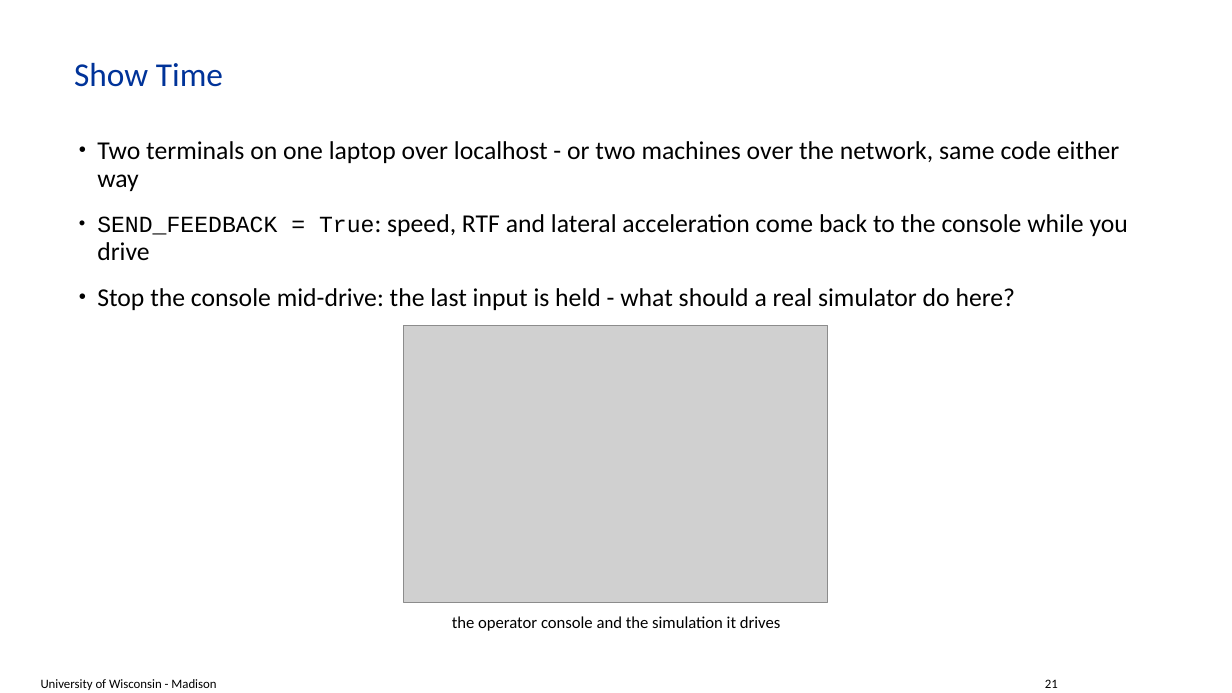
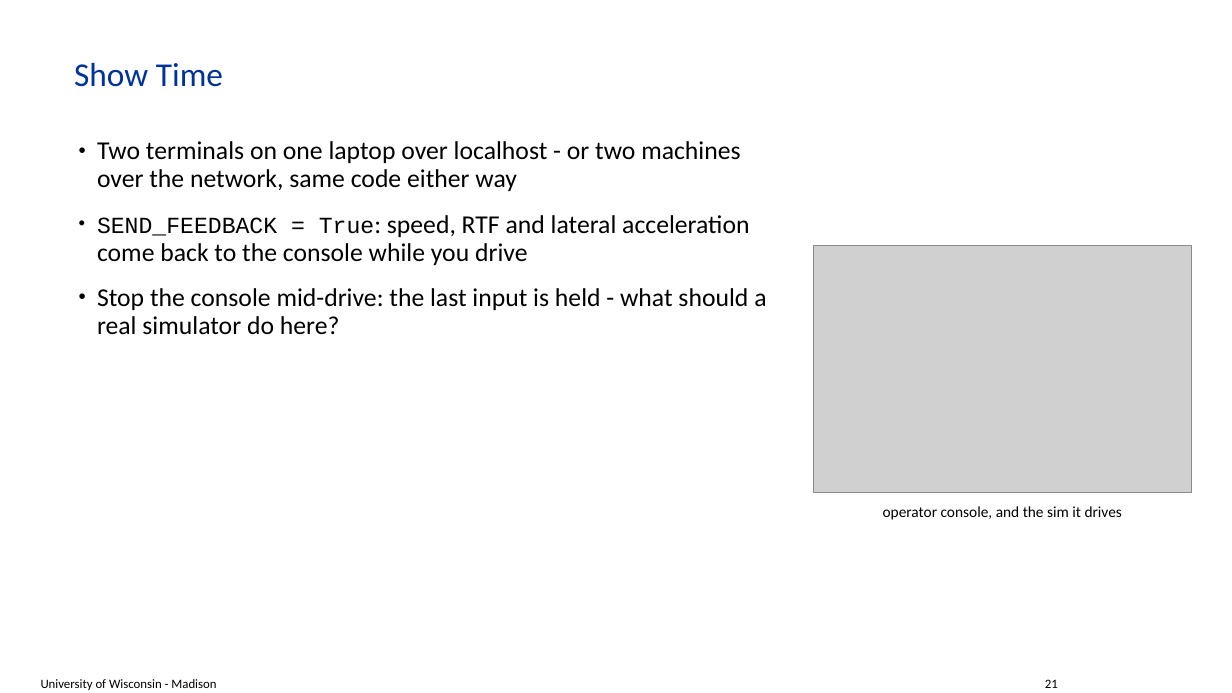
Before and after one commit to ksha23/chrono-hil-tutorial, a slide deck: slide 21 of tutorial_HIL_driver.pptx. Drawn at 1232x693 pixels with LibreOffice and Linux fonts; fonts in the diff are those of the drawing; grey boxes stand for pictures; background and template pictures are left out. Boxes give left, top, right and bottom in pixels: in the first picture for what was removed or moved away, otherwise in the second. Text is boxed around its words. In the diff, an @@ line names an element or a change of style, - is before the commit and + after.

```diff
--- a/tutorial_HIL_driver.pptx
+++ b/tutorial_HIL_driver.pptx
@@ text "Two terminals on one laptop ..." rewrapped from box(97, 141, 1128, 310) to box(97, 141, 766, 335) @@
@@ picture: place and size @@
-picture at box(404, 325, 828, 603)
+picture at box(813, 246, 1192, 494)
@@ text at box(883, 506, 1122, 520): text changed; size 13 to 12 pt @@
-the operator console and the simulation it drives
+operator console, and the sim it drives
```
Also in this commit, not shown: 3 other slides changed, 1 other file.
